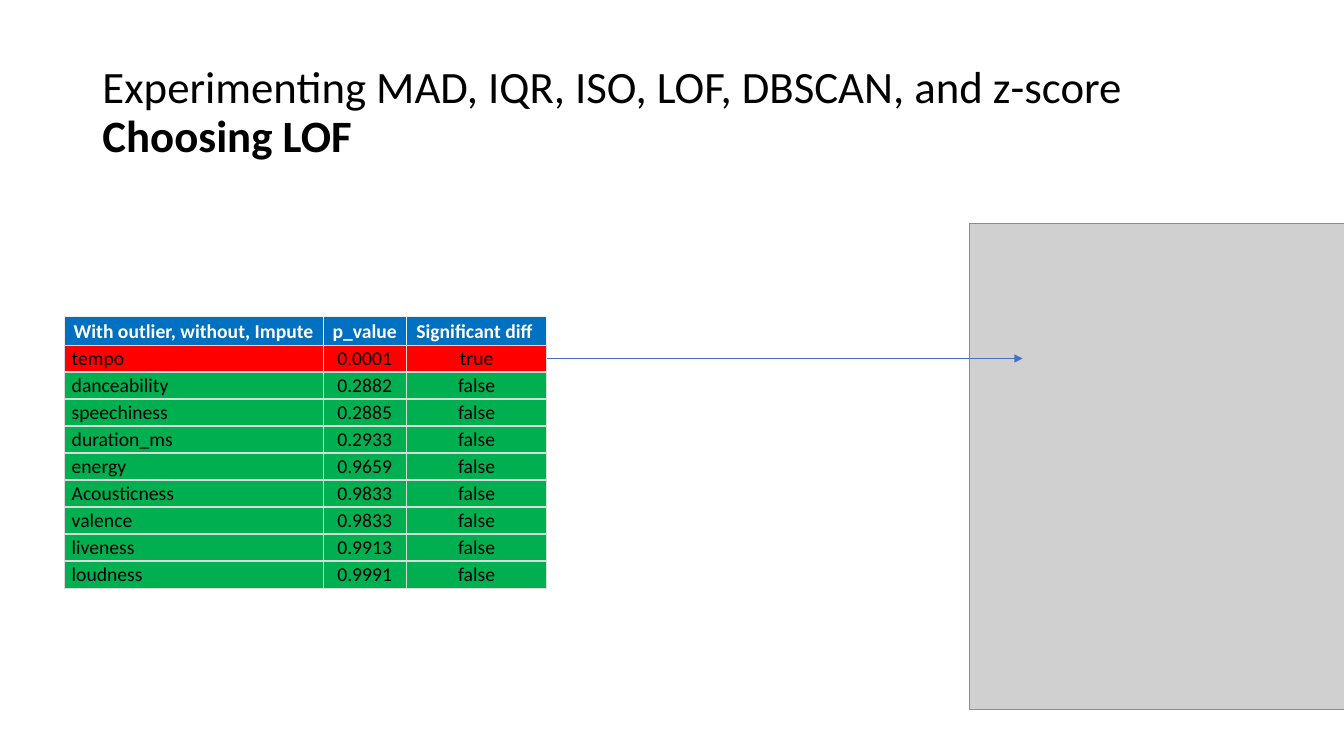
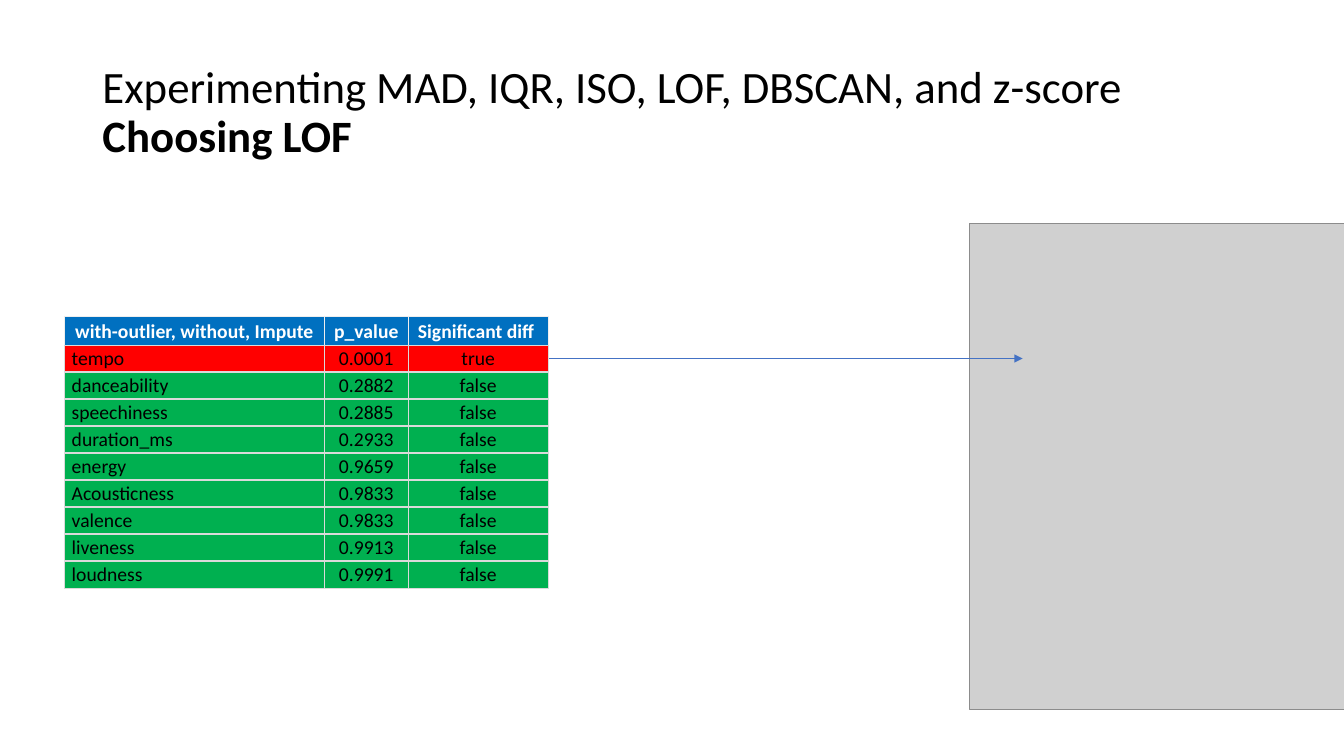
Before and after one commit to GuyRayOv/Spotify, a slide deck: slide 8 of data/Project Presentation.pptx (slide 7 before the commit). Drawn at 1344x756 pixels with LibreOffice and Linux fonts; fonts in the diff are those of the drawing; grey boxes stand for pictures. Boxes give left, top, right and bottom in pixels: in the first picture for what was removed or moved away, otherwise in the second. Text is boxed around its words. In the diff, an @@ line names an element or a change of style, - is before the commit and + after.

```diff
--- a/data/Project Presentation.pptx
+++ b/data/Project Presentation.pptx
@@ table at [65,317,548,585] @@
-row 1, column 1: With outlier, without, Impute
+row 1, column 1: with-outlier, without, Impute
```
Also in this commit, not shown: 6 other slides changed, 8 slides removed.
